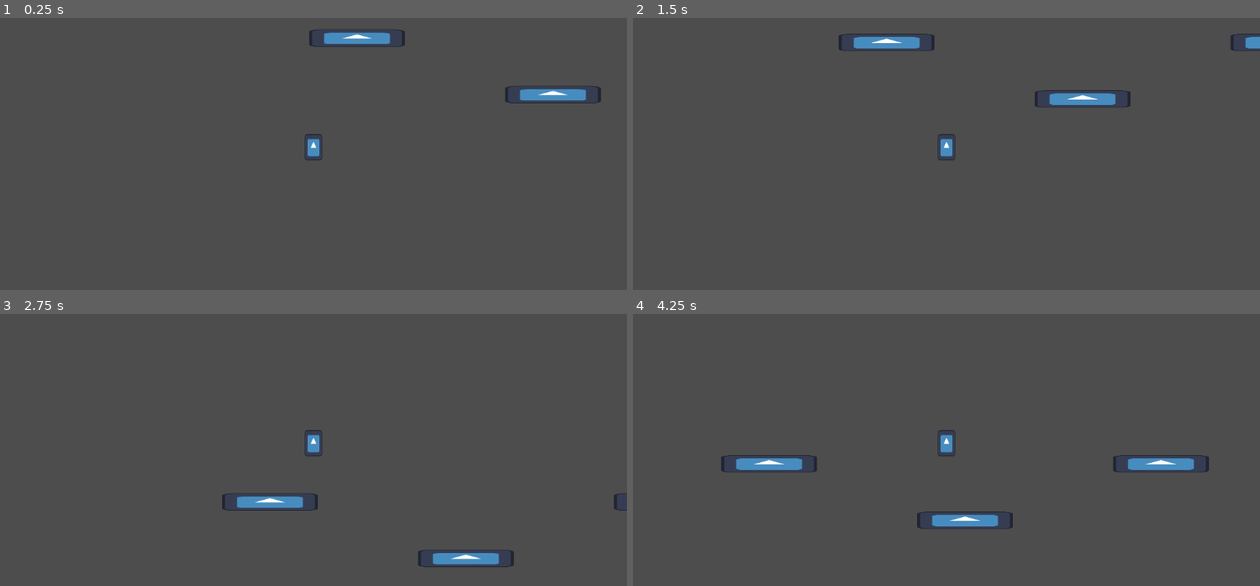
Above: before the commit, frames 1-4 (two rows, left to right).
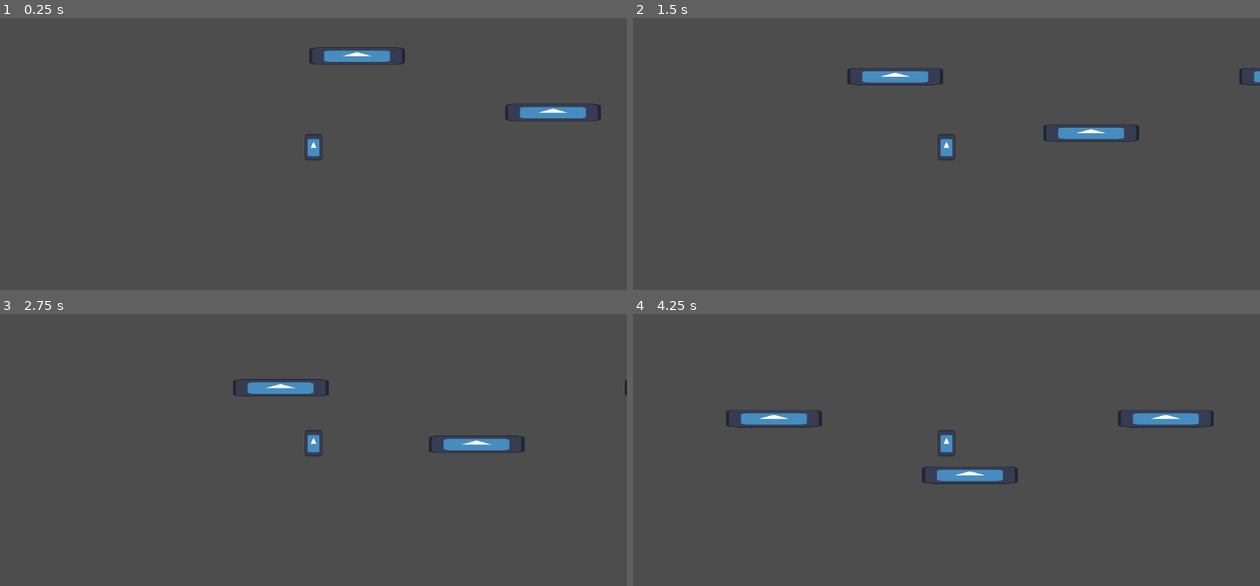
Above: after the commit, the same moments.

Repository: Cyberiada2025-2026/battle-of-pobliz
Game: Godot game, scene res://scenes/debug/battle_arena_graybox.tscn
Same seed, same stepped clock (60 frames per second), same inputs: the game is played once before the commit and once after it. The project has no main scene, so this scene is started directly. The engine's default icon, where the game draws it, is replaced by a stand-in: a white triangle on a blue panel in a dark square.
Inputs:
- Up to frame 1 (0.25 s): no input
- Up to frame 2 (1.5 s): hold D (move_right) from 0.53 s (still down); tap W (jump) at 0.6, 0.77, 1.07, 1.35 s
- Up to frame 3 (2.75 s): tap W (jump) at 1.52, 1.82, 2.1 s; release D (move_right) at 2.03 s; hold A (move_left) from 2.03 s (still down)
- Up to frame 4 (4.25 s): release A (move_left) at 2.78 s; hold D (move_right) from 2.78 s (still down); tap W (jump) at 2.85, 3.02, 3.32, 3.6, 3.77, 4.07 s

The runs differ from the first frame. In frame 1, 2.4% of the frame differs, in the area x 49-96%, y 4-39%; in frame 2, 2.6%; in frame 3, 2.5%; in frame 4, 3.7%, in the area x 14-93%, y 35-79%.

Commit message:
add flight controller

Diff:
--- a/characters/bodies/body_controller.tscn
+++ b/characters/bodies/body_controller.tscn
@@ -2,9 +2,7 @@
 
 [ext_resource type="Script" uid="uid://bhjdolxvwyq8j" path="res://characters/bodies/body_controller.gd" id="1_laeud"]
 [ext_resource type="Texture2D" uid="uid://c3k005nrcyle2" path="res://icon.svg" id="1_oj1ta"]
-[ext_resource type="Script" uid="uid://cai4lr5qdgs4l" path="res://characters/bodies/grounded_movement_component.gd" id="3_bhtu2"]
-[ext_resource type="Script" uid="uid://bmjqr5j3dytcc" path="res://characters/bodies/gravity_component.gd" id="3_em76j"]
-[ext_resource type="Script" uid="uid://bv0a0uif4y5pk" path="res://characters/bodies/jump_component.gd" id="4_0bj7s"]
+[ext_resource type="Script" uid="uid://d4dsitxe5jlu5" path="res://characters/bodies/flight_movement_component.gd" id="6_7fqpg"]
 
 [sub_resource type="CapsuleShape2D" id="CapsuleShape2D_laeud"]
 radius = 16.0
@@ -12,7 +10,7 @@
 
 [node name="BodyController" type="CharacterBody2D" unique_id=1753823366 node_paths=PackedStringArray("movement_components")]
 script = ExtResource("1_laeud")
-movement_components = [NodePath("GravityComponent"), NodePath("GroundedMovementComponent"), NodePath("JumpComponent")]
+movement_components = [NodePath("FlightMovementComponent")]
 
 [node name="Sprite2D" type="Sprite2D" parent="." unique_id=246461862]
 position = Vector2(0, -23.999998)
@@ -23,14 +21,5 @@
 position = Vector2(0, -24)
 shape = SubResource("CapsuleShape2D_laeud")
 
-[node name="GravityComponent" type="Node" parent="." unique_id=60538452]
-script = ExtResource("3_em76j")
-
-[node name="GroundedMovementComponent" type="Node" parent="." unique_id=917443187]
-script = ExtResource("3_bhtu2")
-speed = 200.0
-
-[node name="JumpComponent" type="Node" parent="." unique_id=2124581300]
-script = ExtResource("4_0bj7s")
-jump_velocity = 600.0
-max_jump_count = 2
+[node name="FlightMovementComponent" type="Node" parent="." unique_id=667283270]
+script = ExtResource("6_7fqpg")
--- /dev/null
+++ b/characters/bodies/flight_movement_component.gd
@@ -0,0 +1,11 @@
+class_name FlightMovementComponent
+extends Node
+
+@export var speed: float = 200.0
+
+var body: BodyController
+
+func apply(_delta: float) -> void:
+	var movement_direction = Input.get_vector("move_left", "move_right", "move_up", "move_down")
+
+	body.velocity = movement_direction * speed
Not shown, added: characters/bodies/flight_movement_component.gd.uid
